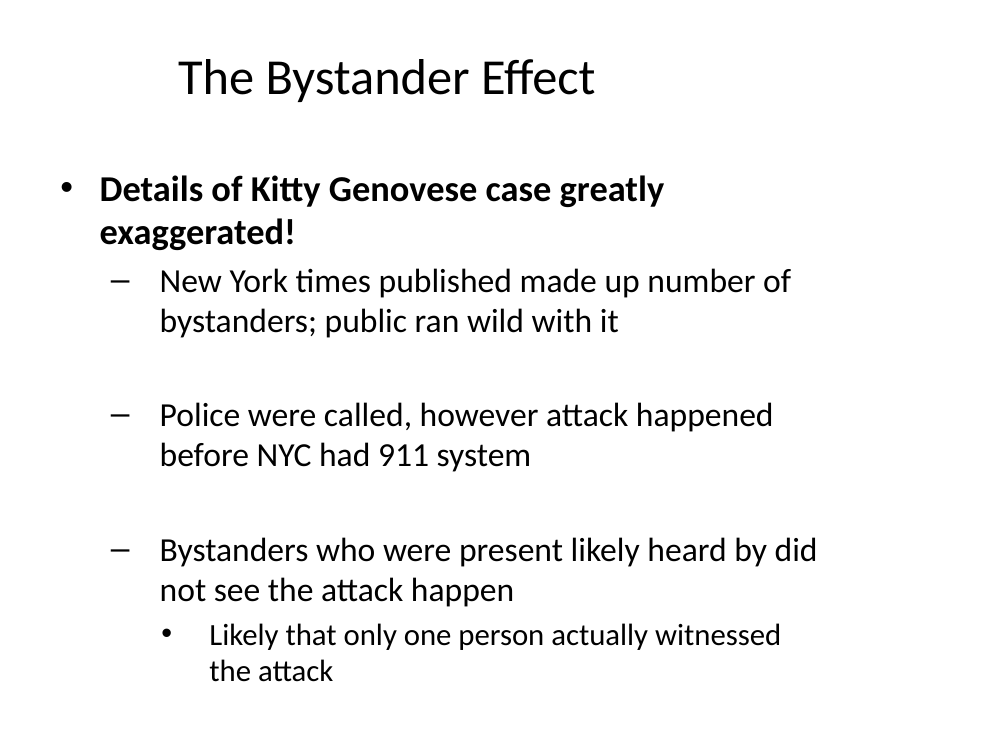
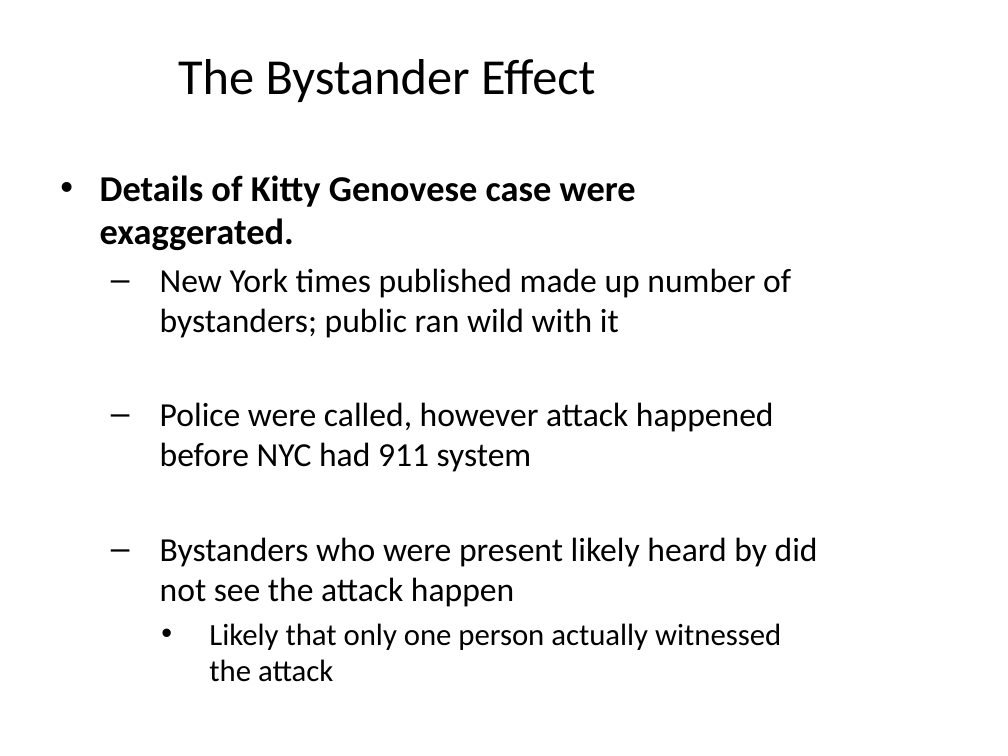
Before and after one commit to npm27/Teaching-Materials, a slide deck: slide 16 of Social Psych/Slides/11 Helping Behaviors.pptx. Drawn at 1008x756 pixels with LibreOffice and Linux fonts; fonts in the diff are those of the drawing. Boxes give left, top, right and bottom in pixels: in the first picture for what was removed or moved away, otherwise in the second. Text is boxed around its words. In the diff, an @@ line names an element or a change of style, - is before the commit and + after.

```diff
--- a/Social Psych/Slides/11 Helping Behaviors.pptx
+++ b/Social Psych/Slides/11 Helping Behaviors.pptx
@@ text at (x1=100, y1=175, x2=636, y2=250): text changed @@
-• Details of Kitty Genovese case greatly exaggerated!
+• Details of Kitty Genovese case were exaggerated.
```
Also in this commit, not shown: 1 other slide changed, 1 other file.
